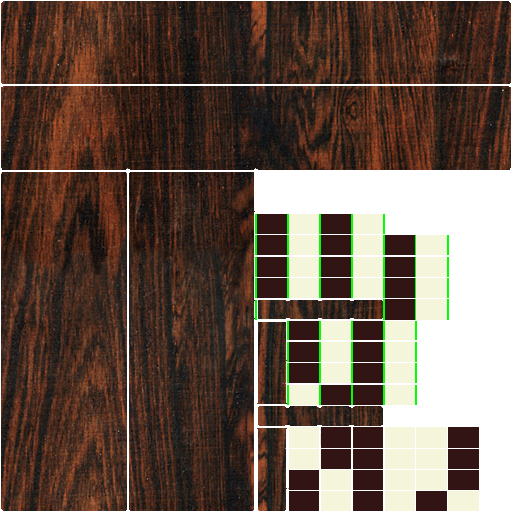
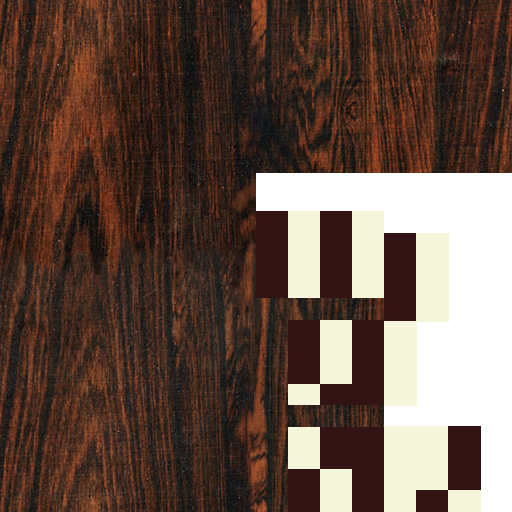
Revision of a layered 512 × 512 image; what changed, layer by layer:
hid "Gaps between tiles" over (255, 214, 449, 405)
moved "brazilian rosewood" above "Black squares", painted on it over (0, 0, 512, 512)
moved "Black squares" above "White squares", painted on it over (256, 211, 481, 512)
painted on "White squares" over (288, 211, 481, 512)
